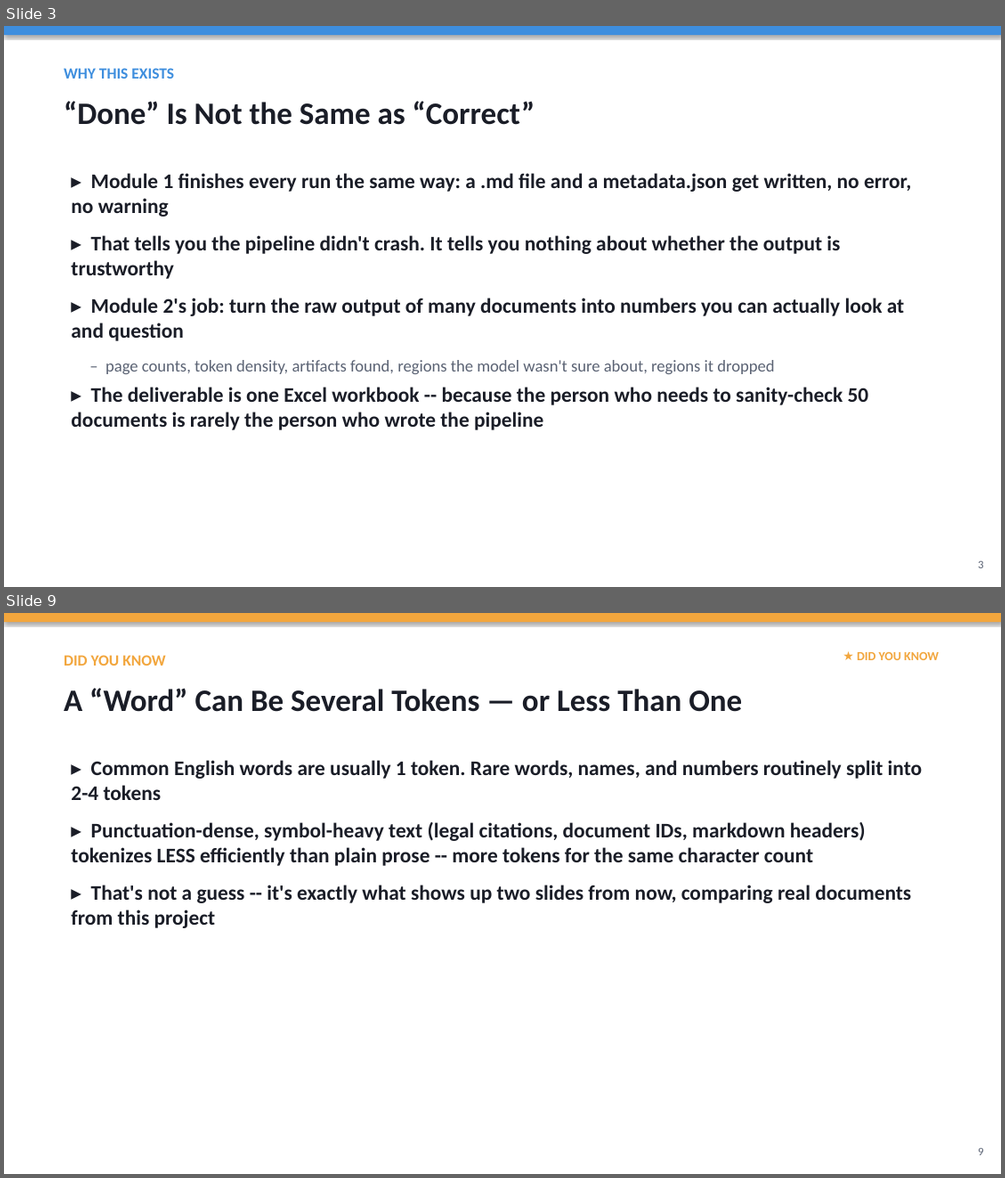
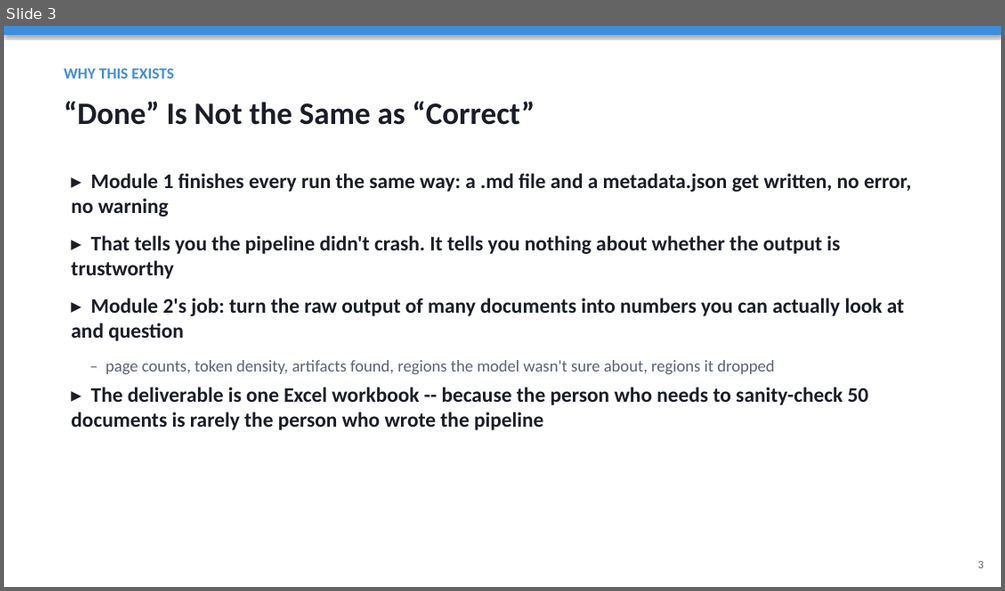
Before and after one commit to HITTESH2003/TRAINING, a slide deck: 2. ANALYSIS/Analysis_Module_Overview.pptx. Shown one above the other, each under a label of ours: slides 3 and 9 before the commit, slide 3 after it; the slides between them are not shown. The pictures are 1005x1178 and 1005x591 pixels, drawn with LibreOffice and Linux fonts; fonts in the diff are those of the drawing. Boxes give left, top, right and bottom in pixels: in the first picture for what was removed or moved away, otherwise in the second. Text is boxed around its words. In the diff, an @@ line names an element or a change of style, - is before the commit and + after.

```diff
--- a/2. ANALYSIS/Analysis_Module_Overview.pptx
+++ b/2. ANALYSIS/Analysis_Module_Overview.pptx
@@ slide 9 removed at box(4, 613, 1001, 1174), background #FFFFFF @@
@@ rectangle removed at box(4, 613, 1001, 622) @@
@@ text removed at box(64, 655, 166, 666) @@
-DID YOU KNOW
@@ text removed at box(857, 652, 938, 660) @@
-★ DID YOU KNOW
@@ text removed at box(64, 688, 742, 712) @@
-A “Word” Can Be Several Tokens — or Less Than One
@@ text removed at box(71, 760, 922, 928) @@
-▸ Common English words are usually 1 token. Rare words, names, and numbers routinely split into 2-4 tokens
-▸ Punctuation-dense, symbol-heavy text (legal citations, document IDs, markdown headers) tokenizes LESS efficiently than plain prose -- more tokens for the same character count
-▸ That's not a guess -- it's exactly what shows up two slides from now, comparing real documents from this project
@@ text removed at box(978, 1147, 983, 1155) @@
-9
```
Also in this commit, not shown: 10 slides changed, 1 slide added, 4 other slides removed, 1 other file.
